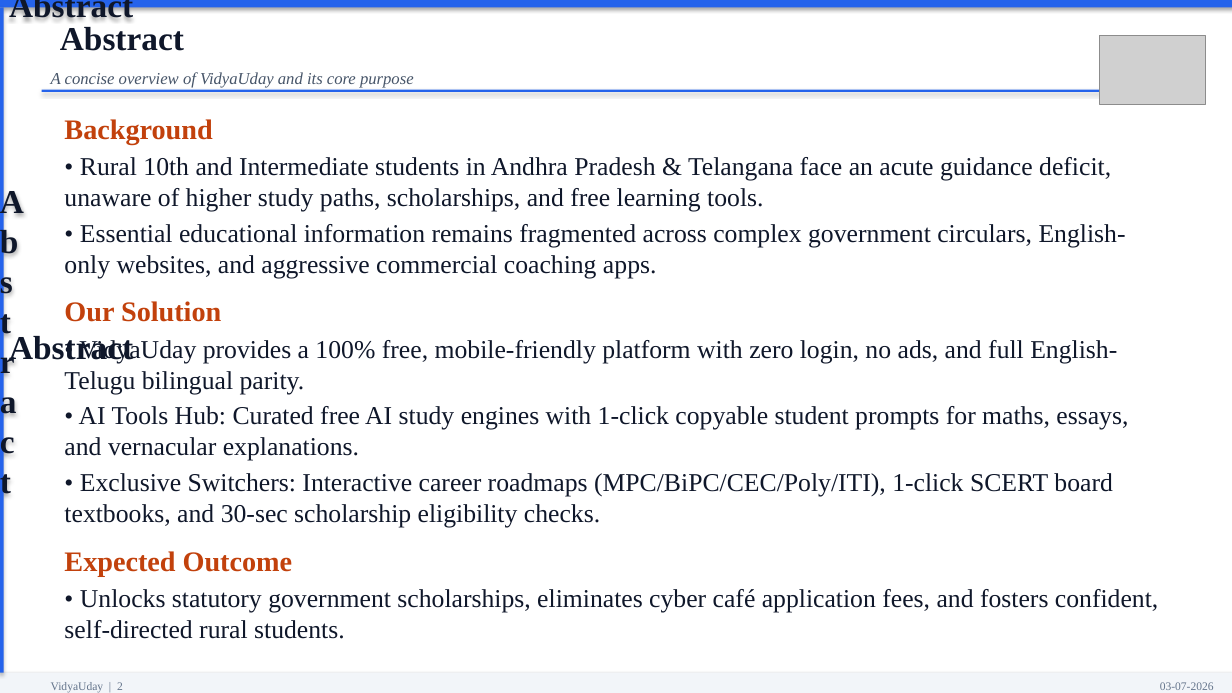
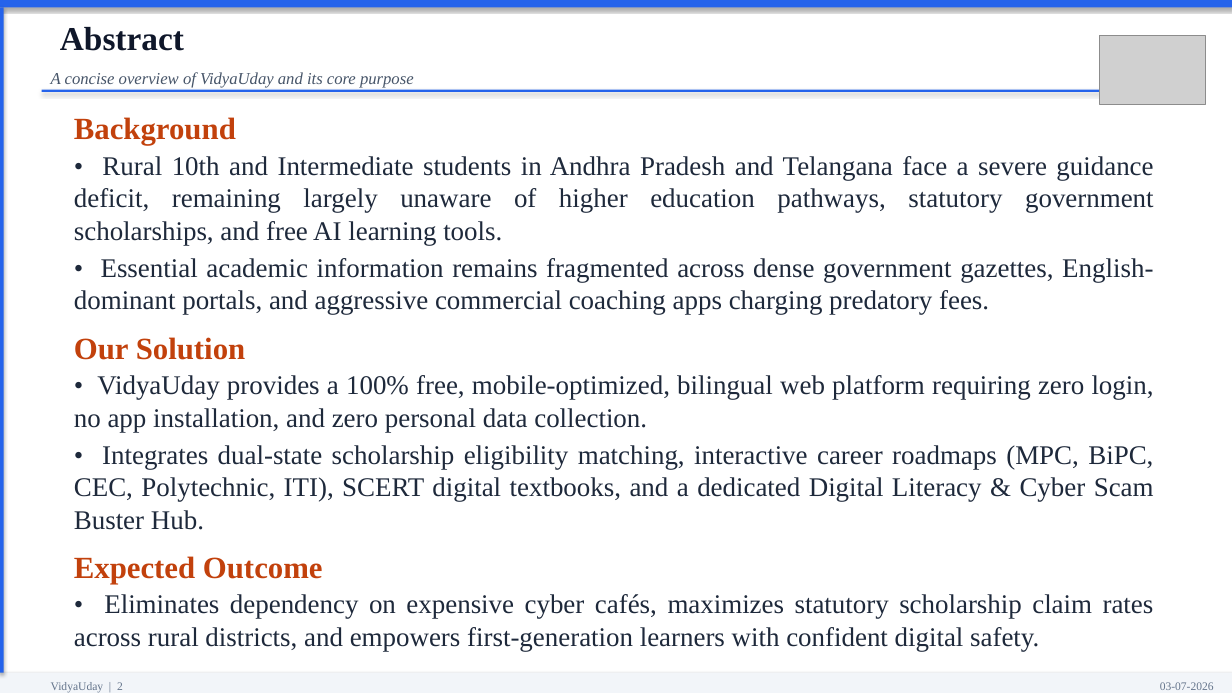
Before and after one commit to ramanakalisetty638-web/VidyaUday, a slide deck: slide 2 of VidyaUday_Official_Review_Presentation.pptx. Drawn at 1232x693 pixels with LibreOffice and Linux fonts; fonts in the diff are those of the drawing; grey boxes stand for pictures. Boxes give left, top, right and bottom in pixels: in the first picture for what was removed or moved away, otherwise in the second. Text is boxed around its words. In the diff, an @@ line names an element or a change of style, - is before the commit and + after.

Commit message:
Fix PPT: eliminate duplicate text, align and justify all slides, clean template borders, 4 screenshots grid

```diff
--- a/VidyaUday_Official_Review_Presentation.pptx
+++ b/VidyaUday_Official_Review_Presentation.pptx
@@ text in rectangle at <box>0,0,1232,693</box>: text removed @@
-Abstract
@@ text in rectangle at <box>9,0,133,23</box>: text removed @@
-Abstract
@@ text "Abstract" at <box>60,27,184,51</box>: less space between paragraphs @@
@@ text at <box>74,117,323,584</box>: size 22 to 24 pt in "Background", "Our Solution", "Expected Outcome"; less space between paragraphs; more space between paragraphs @@
@@ text "Background": place and size @@
-text "Background" at <box>64,119,1158,639</box>
+text "Background" at <box>74,117,1154,651</box>
@@ text at <box>74,156,1154,315</box>: text changed; size 20 to 21 pt; text colour #0F172A to #1E293B @@
-• Rural 10th and Intermediate students in Andhra Pradesh & Telangana face an acute guidance deficit, unaware of higher study paths, scholarships, and free learning tools.
-• Essential educational information remains fragmented across complex government circulars, English-only websites, and aggressive commercial coaching apps.
+• Rural 10th and Intermediate students in Andhra Pradesh and Telangana face a severe guidance deficit, remaining largely unaware of higher education pathways, statutory government scholarships, and free AI learning tools.
+• Essential academic information remains fragmented across dense government gazettes, English-dominant portals, and aggressive commercial coaching apps charging predatory fees.
@@ text at <box>74,375,1154,530</box>: text changed; size 20 to 21 pt; text colour #0F172A to #1E293B @@
-• VidyaUday provides a 100% free, mobile-friendly platform with zero login, no ads, and full English-Telugu bilingual parity.
-• AI Tools Hub: Curated free AI study engines with 1-click copyable student prompts for maths, essays, and vernacular explanations.
-• Exclusive Switchers: Interactive career roadmaps (MPC/BiPC/CEC/Poly/ITI), 1-click SCERT board textbooks, and 30-sec scholarship eligibility checks.
+• VidyaUday provides a 100% free, mobile-optimized, bilingual web platform requiring zero login, no app installation, and zero personal data collection.
+• Integrates dual-state scholarship eligibility matching, interactive career roadmaps (MPC, BiPC, CEC, Polytechnic, ITI), SCERT digital textbooks, and a dedicated Digital Literacy & Cyber Scam Buster Hub.
@@ text at <box>74,594,1154,651</box>: text changed; size 20 to 21 pt; text colour #0F172A to #1E293B @@
-• Unlocks statutory government scholarships, eliminates cyber café application fees, and fosters confident, self-directed rural students.
+• Eliminates dependency on expensive cyber cafés, maximizes statutory scholarship claim rates across rural districts, and empowers first-generation learners with confident digital safety.
```
Also in this commit, not shown: 15 other slides changed, 1 slide added, 1 slide removed, 1 other file.
